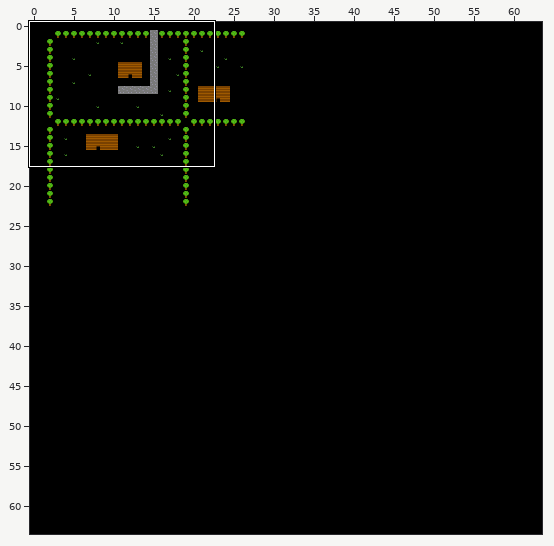
An edit to a level. Tiled map, bin/Debug/net9.0/Content/suburb.tmx. Above: a wide view before the commit, with the close-up outlined.
Close-up. Before the commit:
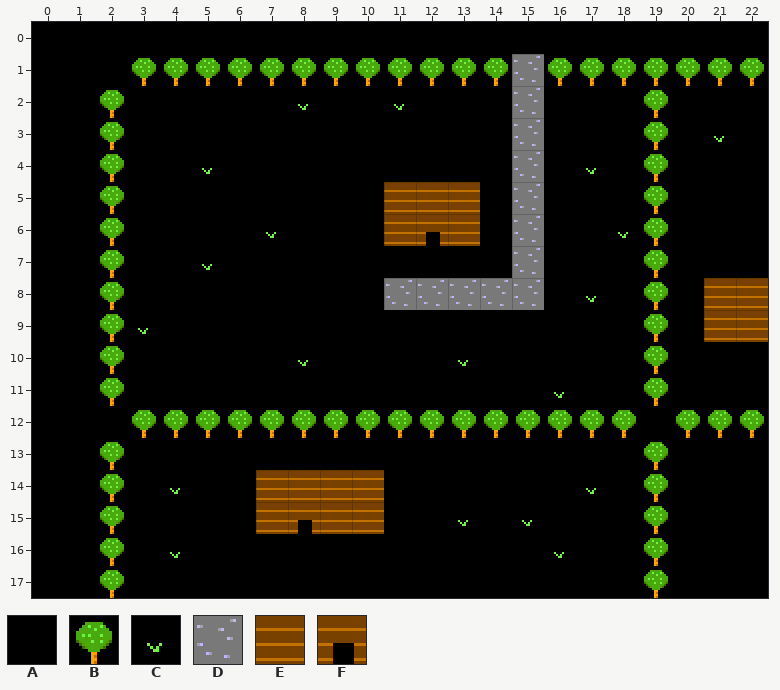
Cells are 16x16 px. Shown: x 0..22, y 0..17. The commit also changed other parts of the map, which this record leaves out.
Key: from "tileset": A 0, B 1, C 2, D 3, E 4, F 5.
_ is an empty cell, # one hidden under a higher layer.
Layer "main" before, first column x 0:
 0 AAAAAAAAAAAAAAAAAAAAAAA
 1 AAA############D####BBB
 2 AA#AAAAACAACAAADAAA#AAA
 3 AA#AAAAAAAAAAAADAAA#ACA
 4 AA#AACAAAAAAAAADACA#AAA
 5 AA#AAAAAAAA###ADAAA#AAA
 6 AA#AAAACAAAEFEADAAC#AAA
 7 AA#AACAAAAAAAAADAAA#AAA
 8 AA#AAAAAAAADDDDDACA#AEE
 9 AA#CAAAAAAAAAAAAAAA#AEE
10 AA#AAAAACAAAACAAAAA#AAA
11 AA#AAAAAAAAAAAAACAA#AAA
12 AAA################ABBB
13 AABAAAAAAAAAAAAAAAABAAA
14 AABACAAEEEEAAAAAACABAAA
15 AABAAAAEFEEAACACAAABAAA
16 AABACAAAAAAAAAAACAABAAA
17 AABAAAAAAAAAAAAAAAABAAA
Layer "collision" before, first column x 0:
 0 _______________________
 1 ___BBBBBBBBBBBB_BBBB___
 2 __B________________B___
 3 __B________________B___
 4 __B________________B___
 5 __B________EEE_____B___
 6 __B________________B___
 7 __B________________B___
 8 __B________________B___
 9 __B________________B___
10 __B________________B___
11 __B________________B___
12 ___BBBBBBBBBBBBBBBB____
13 _______________________
14 _______________________
15 _______________________
16 _______________________
17 _______________________
The same view after the edit:
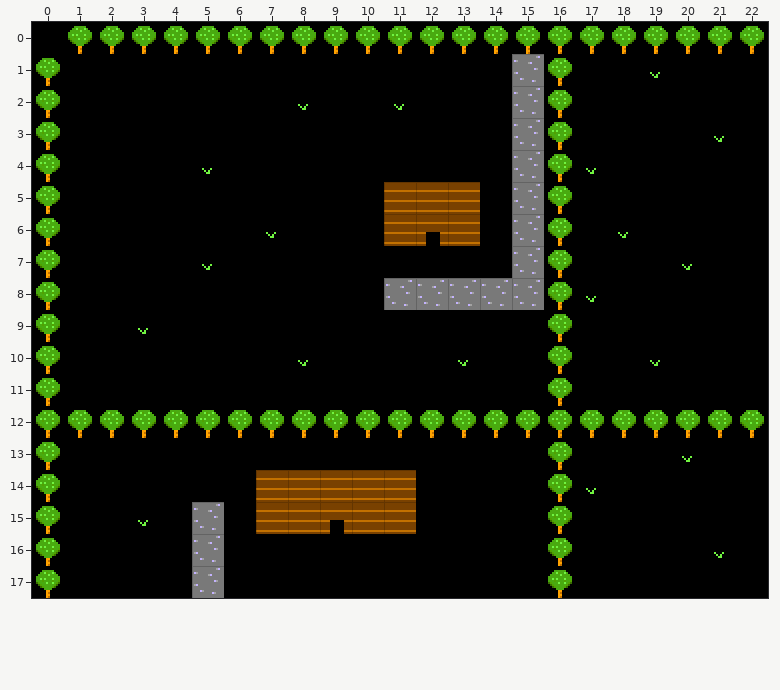
Difference:
Layer "main":
y 1: x 19..22 #BBB -> CAAA
y 7: x 20 A -> C
y 8..9: x 21..22 EE -> AA
y 10: x 19 # -> C
y 13: x 2 B -> A; x 19..20 BA -> AC
y 14: x 2 B -> A; x 4 C -> A; x 19 B -> A
y 15: x 2..3 BA -> AC; x 5 A -> D; x 8..9 FE -> _F; x 13 C -> A; x 15 C -> A; x 19 B -> A
y 16: x 2 B -> A; x 4..5 CA -> AD; x 19 B -> A; x 21 A -> C
y 17: x 2 B -> A; x 5 A -> D; x 19 B -> A
Layer "collision":
y 0: x 1..22 ______________________ -> BBBBBBBBBBBBBBBBBBBBBB
y 1: x 0 _ -> B; x 3..14 BBBBBBBBBBBB -> ____________; x 17..19 BBB -> ___
y 2..11: x 0 _ -> B; x 2 B -> _; x 16 _ -> B; x 19 B -> _
y 12: x 0..2 ___ -> BBB; x 19 _ -> B
y 13: x 0 _ -> B; x 16 _ -> B
y 14: x 0 _ -> B; x 11 _ -> E; x 16 _ -> B
y 15: x 0 _ -> B; x 8 _ -> E; x 11 _ -> E; x 16 _ -> B
y 16..17: x 0 _ -> B; x 16 _ -> B
Pixel boxes of the changes (left, top, right, bottom) in both close-ups:
changed: (36, 26, 768, 598)
